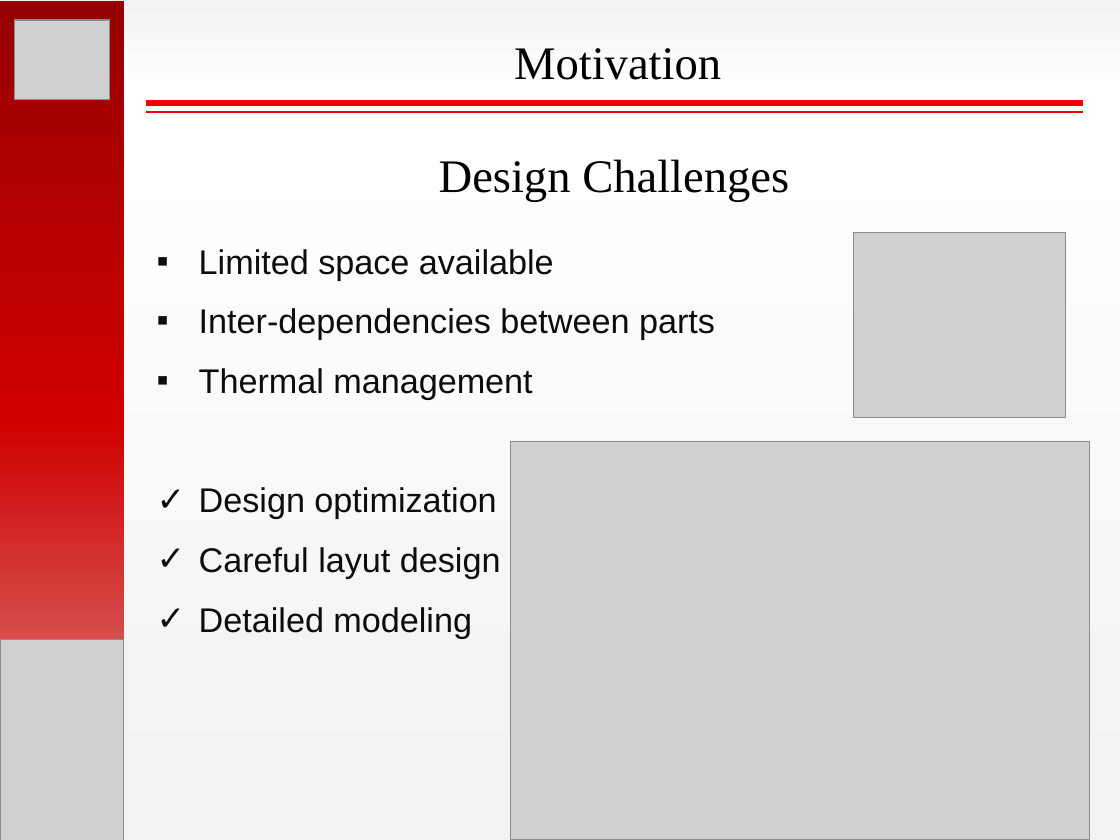
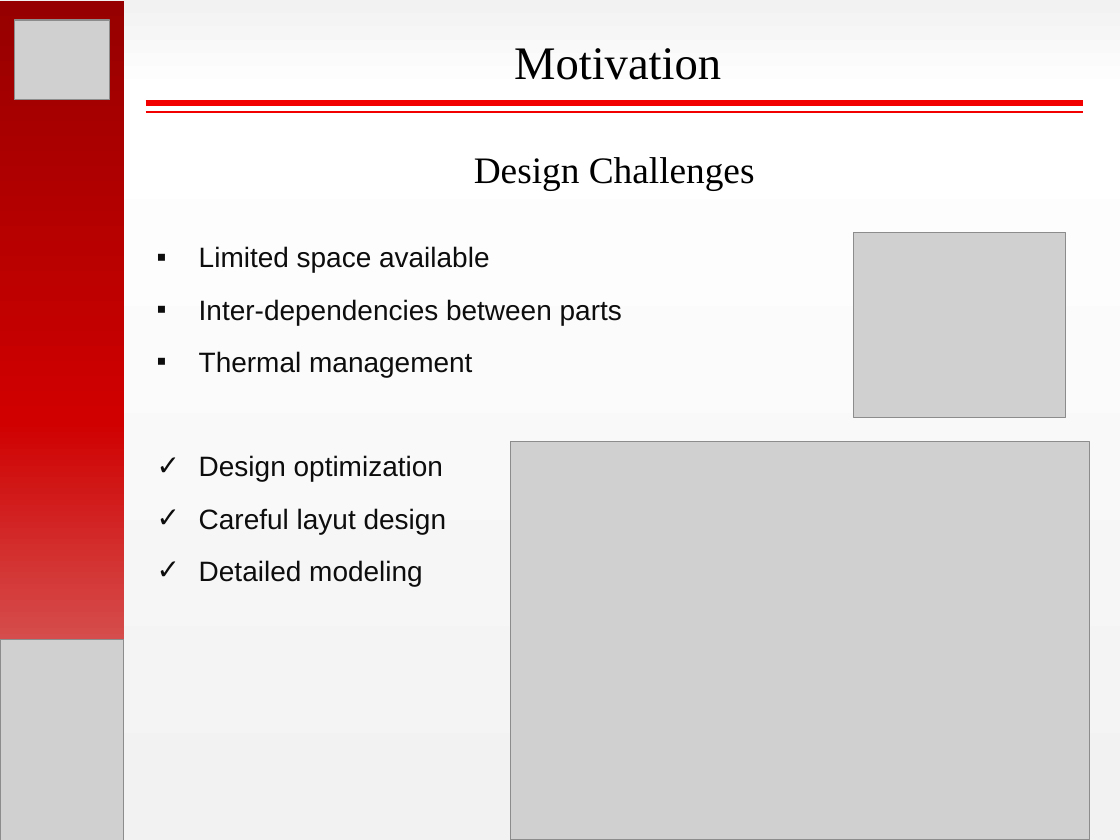
Before and after one commit to hakanpolat/IMMD, a slide deck: slide 4 of Paper/PEMD 2018/Presentation/PEMD2018_OralPres_Mesut_Uğur.pptx. Drawn at 1120x840 pixels with LibreOffice and Linux fonts; fonts in the diff are those of the drawing; grey boxes stand for pictures. Boxes give left, top, right and bottom in pixels: in the first picture for what was removed or moved away, otherwise in the second. Text is boxed around its words. In the diff, an @@ line names an element or a change of style, - is before the commit and + after.

```diff
--- a/Paper/PEMD 2018/Presentation/PEMD2018_OralPres_Mesut_Uğur.pptx
+++ b/Paper/PEMD 2018/Presentation/PEMD2018_OralPres_Mesut_Uğur.pptx
@@ text "Design Challenges" at (x1=474, y1=157, x2=755, y2=190): size 30 to 24 pt @@
@@ text "Limited space available" at (x1=199, y1=246, x2=622, y2=586): size 22 to 18 pt @@
```
Also in this commit, not shown: 6 other slides changed, 2 slides added.
